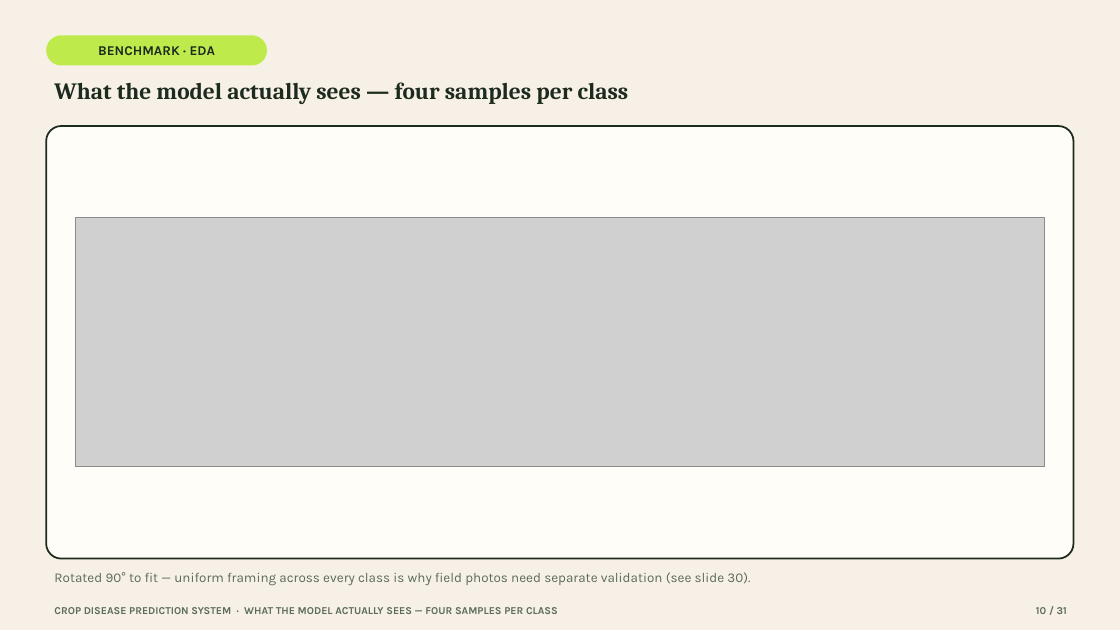
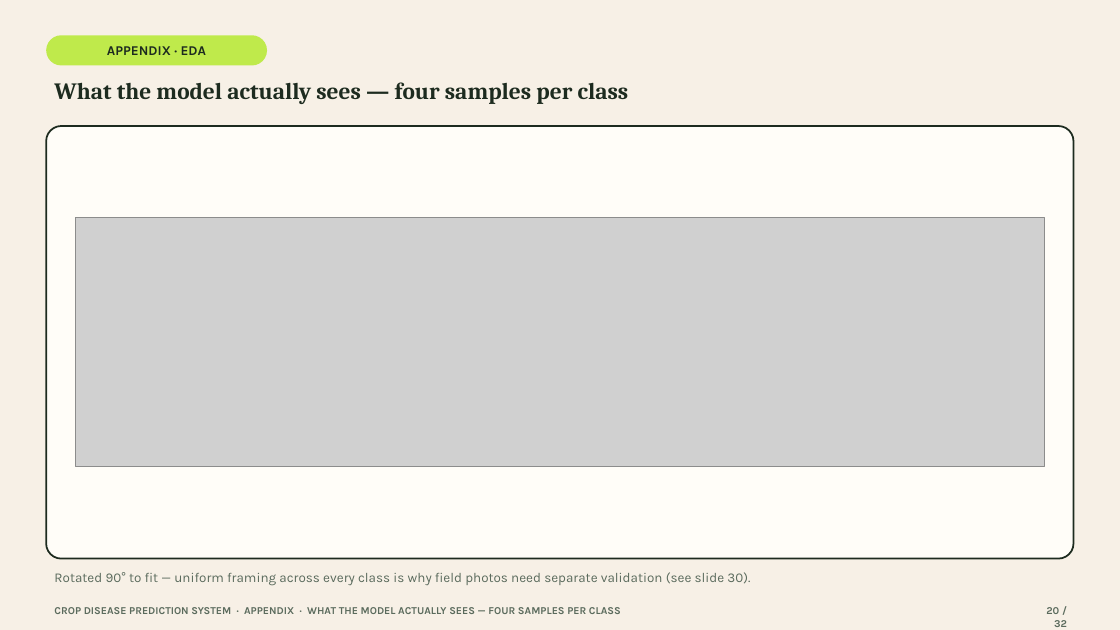
Before and after one commit to devSaksham/crop-disease-detection, a slide deck: slide 20 of presentation/Crop_Disease_Prediction_System.pptx (slide 10 before the commit). Drawn at 1120x630 pixels with LibreOffice and Linux fonts; fonts in the diff are those of the drawing; grey boxes stand for pictures. Boxes give left, top, right and bottom in pixels: in the first picture for what was removed or moved away, otherwise in the second. Text is boxed around its words. In the diff, an @@ line names an element or a change of style, - is before the commit and + after.

Commit message:
Restructure presentation: drop Grad-CAM, fix benchmark model/class attribution, add literature review, move plots to appendix
- Deleted the Grad-CAM slide entirely per review feedback.
- Corrected wording that implied the benchmark study compared the two
  production architectures (residual CNN / CBAM CNN); it actually compares
  a from-scratch VGG-style CNN vs. EfficientNetB3 transfer learning on a
  15-class, 3-crop subset -- fixed on the "At a Glance" stat card and the
  benchmark methodology slide, which now explicitly distinguishes the two
  studies.
- Added a five-point Literature Review slide (Hughes & Salathe, Mohanty et
  al., He et al., Tan & Le, Singh et al.), sourced from the citations
  already verified in the LaTeX end-term report.
- Trimmed the main flow to 16 concise slides and moved the 15 detailed
  benchmark plots (EDA, learning curves, confusion matrices, ROC/PR,
  calibration, error gallery, full metrics table) after the Thank You
  slide as a labelled appendix, behind a new divider slide.
- Added a benchmark-scope caveat to the Limitations slide and renumbered
  all footers (now NN / 32).

```diff
--- a/presentation/Crop_Disease_Prediction_System.pptx
+++ b/presentation/Crop_Disease_Prediction_System.pptx
@@ text in rounded rectangle at (x1=107, y1=46, x2=206, y2=55): text changed @@
-BENCHMARK · EDA
+APPENDIX · EDA
@@ text at (x1=54, y1=607, x2=621, y2=614): text changed @@
-CROP DISEASE PREDICTION SYSTEM · WHAT THE MODEL ACTUALLY SEES — FOUR SAMPLES PER CLASS
+CROP DISEASE PREDICTION SYSTEM · APPENDIX · WHAT THE MODEL ACTUALLY SEES — FOUR SAMPLES PER CLASS
@@ text at (x1=1046, y1=607, x2=1067, y2=627): text changed @@
-10 / 31
+20 / 32
```
Also in this commit, not shown: 29 other slides changed, 2 slides added, 1 slide removed.
